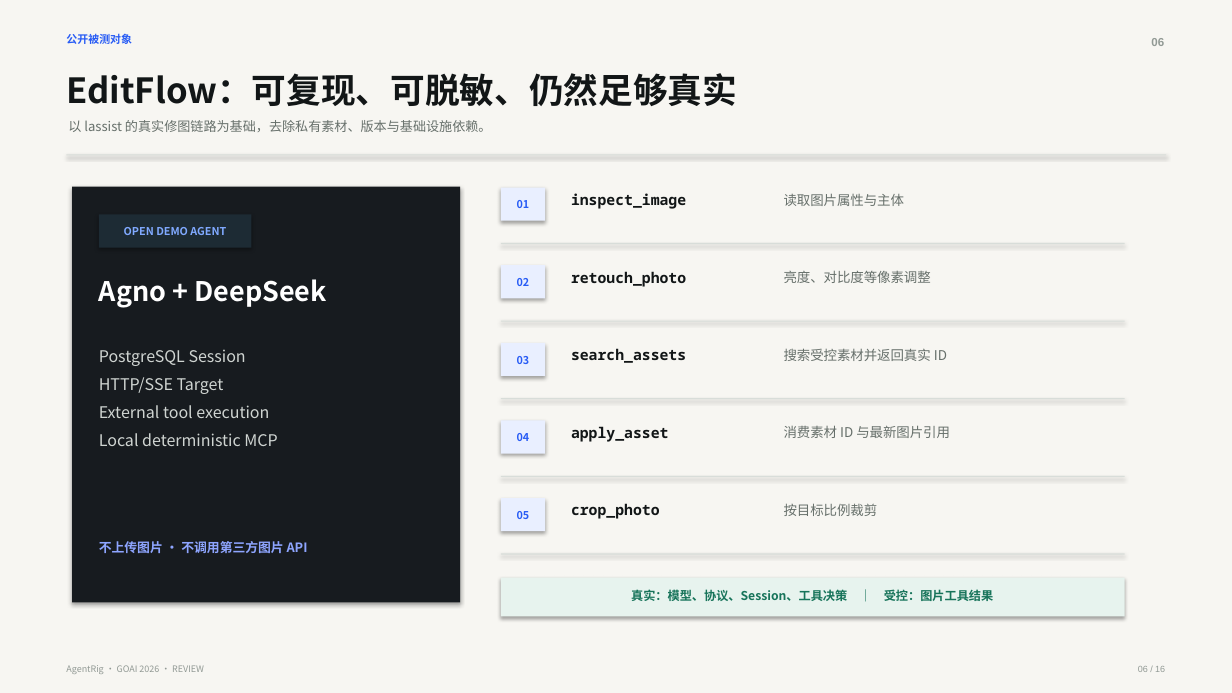
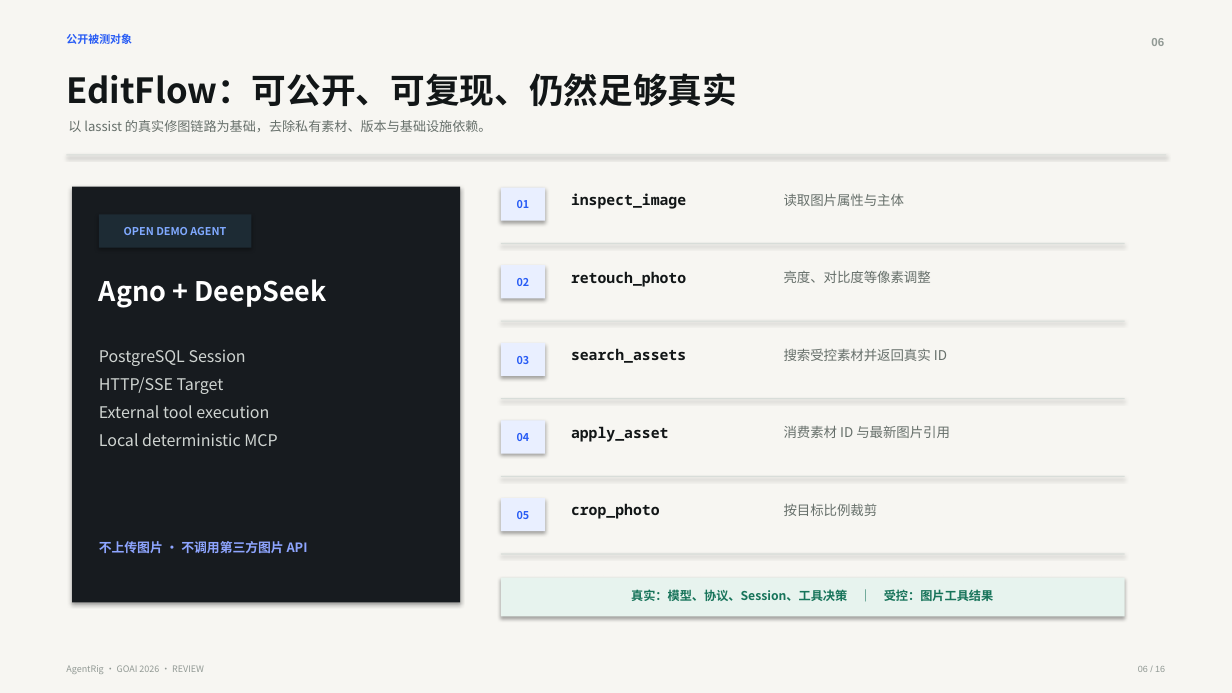
Before and after one commit to ChenCJ-io/agentrig, a slide deck: slide 6 of docs/competition/AgentRig-GOAI-2026-初赛方案.pptx. Drawn at 1232x693 pixels with LibreOffice and Linux fonts; fonts in the diff are those of the drawing. Boxes give left, top, right and bottom in pixels: in the first picture for what was removed or moved away, otherwise in the second. Text is boxed around its words. In the diff, an @@ line names an element or a change of style, - is before the commit and + after.

```diff
--- a/docs/competition/AgentRig-GOAI-2026-初赛方案.pptx
+++ b/docs/competition/AgentRig-GOAI-2026-初赛方案.pptx
@@ text at [66, 73, 737, 106]: text changed @@
-EditFlow：可复现、可脱敏、仍然足够真实
+EditFlow：可公开、可复现、仍然足够真实
```
Also in this commit, not shown: 2 other slides changed, 7 other files.
